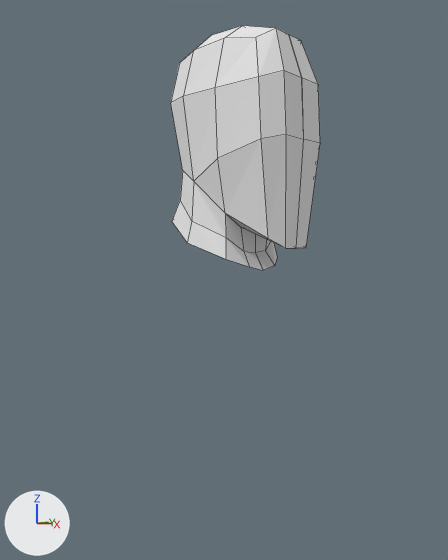
Before and after pictures for a commit that changed the Blender file PS1_Model/ps1_model.blend.
The view is the same before and after, from a 50 mm lens placed at (4.36, -2.49, 4.99), pointed at (0.9, 2.12, 4.66). Lighting does not change. The marker at lower left points along +X, +Y and +Z. Mesh edges are drawn as thin lines.

The scene before the commit, as lines of its bpy script (objects in view):
```python
me_cube = bpy.data.meshes.new('Cube')
me_cube.from_pydata(...)  # 48 vertices, 38 faces; spans x -0.64..1.0, y 0.0..0.69, z -1.25..1.46
me_cube.materials.append(mat_material)  # white #e7e7e7
ob_cube = bpy.data.objects.new('Cube', me_cube)
ob_cube.location = (0.93, 2.173, 5.734)
ob_cube.scale = (0.778, 0.778, 0.778)
_m = ob_cube.modifiers.new('Mirror', 'MIRROR')
_m.use_axis = (False, True, False)
```
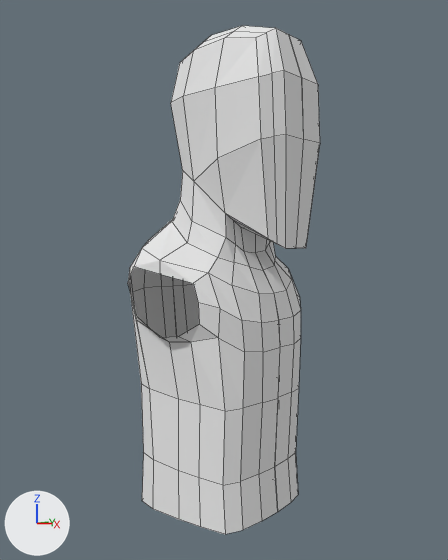
Location of each change, (x1, y1, x2, y2) in pixels of the pictures (448 x 560 px):
'Cube', reshaped (29% wider, 108% taller): before (171, 26, 320, 270); after (128, 26, 320, 534)
part 1 of me_cube, built on: before (187, 28, 283, 267); after (128, 28, 301, 534)

What the commit changed:
me_cube is used by ob_cube; location (0.93, 2.173, 5.734); scale (0.778, 0.778, 0.778).
me_cube had 48 vertices, 38 faces and spanned x -0.64..1.0, y 0.0..0.69, z -1.25..1.46.
me_cube now has 132 vertices, 111 faces and spans x -0.93..1.0, y 0.0..1.09, z -4.08..1.46.
Part 1, on me_cube:
1 vertex is removed from x 0.34, y 0.53, z -1.12.
14 faces are deleted.
85 vertices are added at x -0.93..0.92, y 0.0..1.09, z -4.08..1.36.
87 new faces join them.
